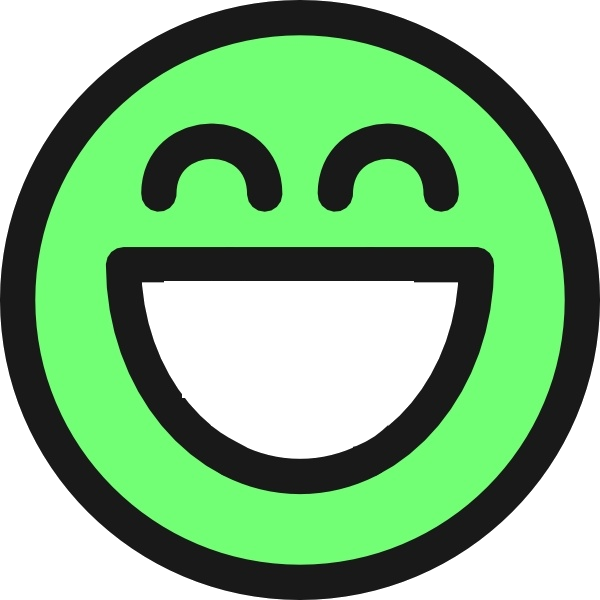
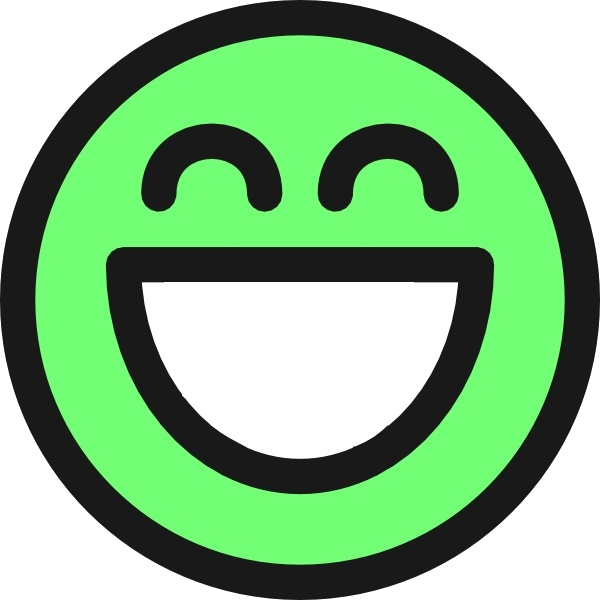
Layered file, before and after one edit (600 x 600). Changes by layer:
painted on "flat_grin_smiley_emotion_icon_emoticon_clip_art_9431.jpg" over (164, 280, 414, 400)
